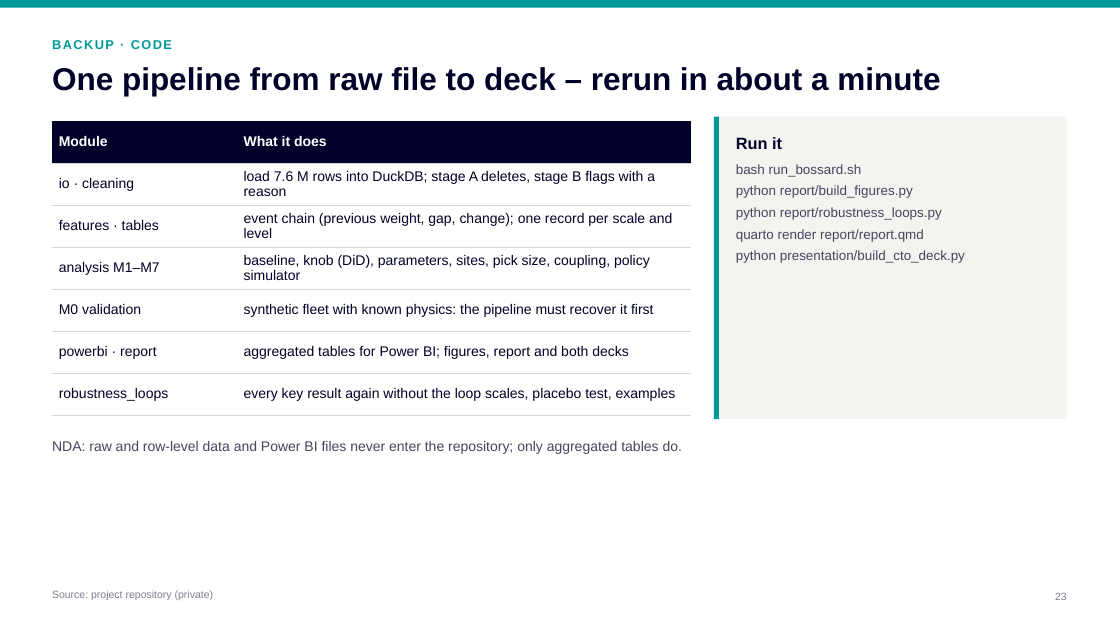
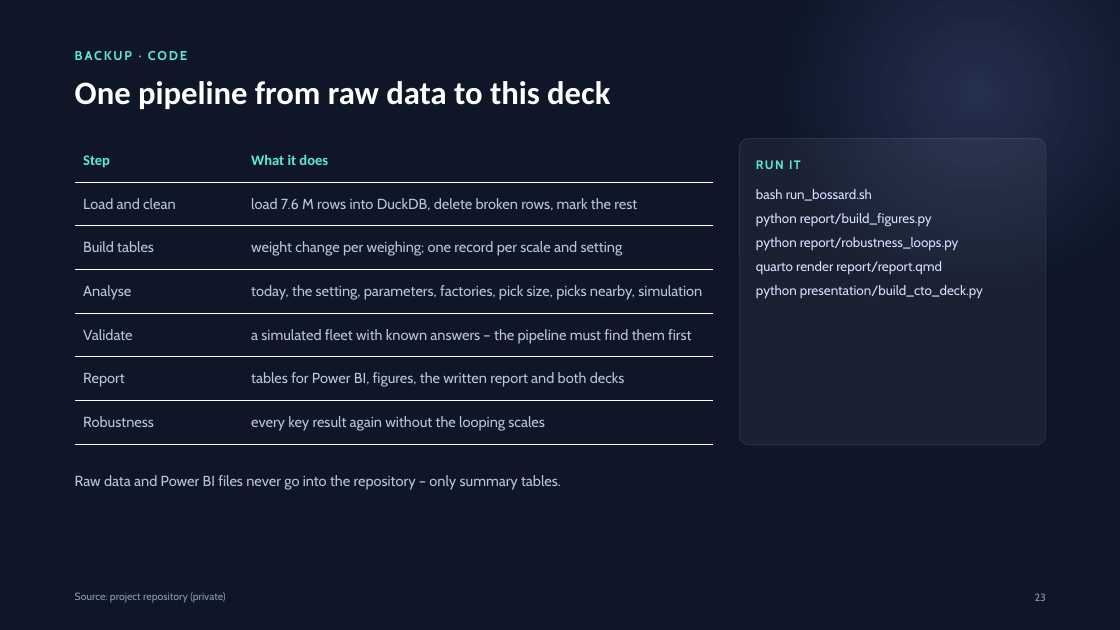
Before and after one commit to erenalpckroglu/smartbin-sensor-optimization, a slide deck: slide 23 of presentation/SmartBin – CTO presentation.pptx. Drawn at 1120x630 pixels with LibreOffice and Linux fonts; fonts in the diff are those of the drawing. Boxes give left, top, right and bottom in pixels: in the first picture for what was removed or moved away, otherwise in the second. Text is boxed around its words. In the diff, an @@ line names an element or a change of style, - is before the commit and + after.

```diff
--- a/presentation/SmartBin – CTO presentation.pptx
+++ b/presentation/SmartBin – CTO presentation.pptx
@@ background #FFFFFF to #0E1628 @@
@@ rectangle removed at bbox=[0, 0, 1120, 8] @@
@@ rectangle added at bbox=[642, 0, 1120, 373], fill gradient #8EA2FF @@
@@ text "BACKUP · CODE": place and size @@
-text "BACKUP · CODE" at bbox=[52, 40, 172, 49]
+text "BACKUP · CODE" at bbox=[75, 51, 187, 60]
@@ text "BACKUP · CODE" at bbox=[75, 51, 187, 60]: font Arial to Cabin, text colour #009999 to #5EEAD4, letter spacing 1.2 to 1.5 pt @@
@@ text at bbox=[75, 81, 610, 109]: text changed; size 27 to 28 pt; font Arial to Calibri; text colour #000028 to #FFFFFF @@
-One pipeline from raw file to deck – rerun in about a minute
+One pipeline from raw data to this deck
@@ rectangle removed at bbox=[714, 117, 719, 419] @@
@@ table at bbox=[75, 139, 713, 444] @@
-row 1, column 1: Module
+row 1, column 1: Step
-row 2, column 1: io · cleaning
+row 2, column 1: Load and clean
-row 2, column 2: load 7.6 M rows into DuckDB; stage A deletes, stage B flags with a reason
+row 2, column 2: load 7.6 M rows into DuckDB, delete broken rows, mark the rest
-row 3, column 1: features · tables
+row 3, column 1: Build tables
-row 3, column 2: event chain (previous weight, gap, change); one record per scale and level
+row 3, column 2: weight change per weighing; one record per scale and setting
-row 4, column 1: analysis M1–M7
+row 4, column 1: Analyse
-row 4, column 2: baseline, knob (DiD), parameters, sites, pick size, coupling, policy simulator
+row 4, column 2: today, the setting, parameters, factories, pick size, picks nearby, simulation
-row 5, column 1: M0 validation
+row 5, column 1: Validate
-row 5, column 2: synthetic fleet with known physics: the pipeline must recover it first
+row 5, column 2: a simulated fleet with known answers – the pipeline must find them first
-row 6, column 1: powerbi · report
+row 6, column 1: Report
-row 6, column 2: aggregated tables for Power BI; figures, report and both decks
+row 6, column 2: tables for Power BI, figures, the written report and both decks
-row 7, column 1: robustness_loops
+row 7, column 1: Robustness
-row 7, column 2: every key result again without the loop scales, placebo test, examples
+row 7, column 2: every key result again without the looping scales
@@ fill #000028 to none in row 1 @@
@@ size 12 to 12.5 pt, font Arial to Calibri, text colour #FFFFFF to #5EEAD4 in "What it does" @@
@@ borders changed @@
@@ table: place and size @@
-table at bbox=[52, 121, 691, 415]
+table at bbox=[75, 139, 713, 444]
@@ rounded rectangle: place and size @@
-rounded rectangle at bbox=[714, 117, 1067, 419]
+rounded rectangle at bbox=[739, 139, 1046, 445]
@@ rounded rectangle at bbox=[739, 139, 1046, 445]: rectangle to rounded rectangle; fill #F3F3F0 to #FFFFFF at 5% opacity; outline none to #FFFFFF 0.5 pt @@
@@ text at bbox=[756, 160, 801, 169]: text changed; size 14 to 10.5 pt; font Arial to Cabin; text colour #000028 to #5EEAD4 @@
-Run it
+RUN IT
@@ text "bash run_bossard.sh": place and size @@
-text "bash run_bossard.sh" at bbox=[736, 164, 965, 263]
+text "bash run_bossard.sh" at bbox=[756, 189, 983, 298]
@@ text "bash run_bossard.sh" at bbox=[756, 189, 983, 298]: font Arial to Cabin, text colour #45465E to #D7DEFF; line spacing 1.13 to 1.12; more space between paragraphs @@
@@ text at bbox=[75, 475, 561, 490]: text changed; size 12 to 12.5 pt; font Arial to Cabin; text colour #45465E to #B8C4D9 @@
-NDA: raw and row-level data and Power BI files never enter the repository; only aggregated tables do.
+Raw data and Power BI files never go into the repository – only summary tables.
@@ text "Source: project repository (private)" at bbox=[75, 592, 225, 603]: font Arial to Cabin, text colour #7D7F93 to #8D99B0 @@
@@ text "Source: project repository (private)": place and size @@
-text "Source: project repository (private)" at bbox=[52, 590, 214, 600]
+text "Source: project repository (private)" at bbox=[75, 592, 225, 603]
@@ text "23": place and size @@
-text "23" at bbox=[1055, 593, 1067, 600]
+text "23" at bbox=[1035, 593, 1046, 601]
@@ text "23" at bbox=[1035, 593, 1046, 601]: font Arial to Cabin, text colour #7D7F93 to #8D99B0 @@
```
Also in this commit, not shown: 6 other slides changed, 17 slides added, 18 slides removed, 19 other files.
